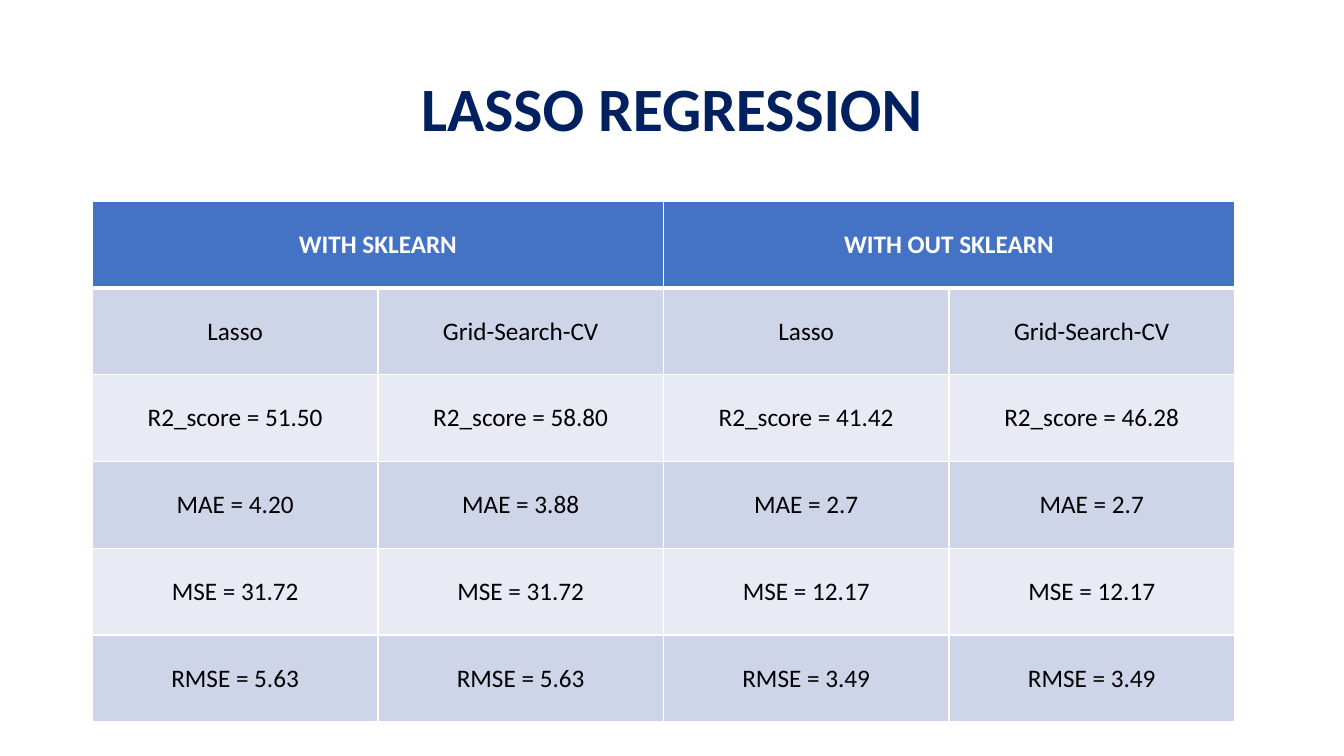
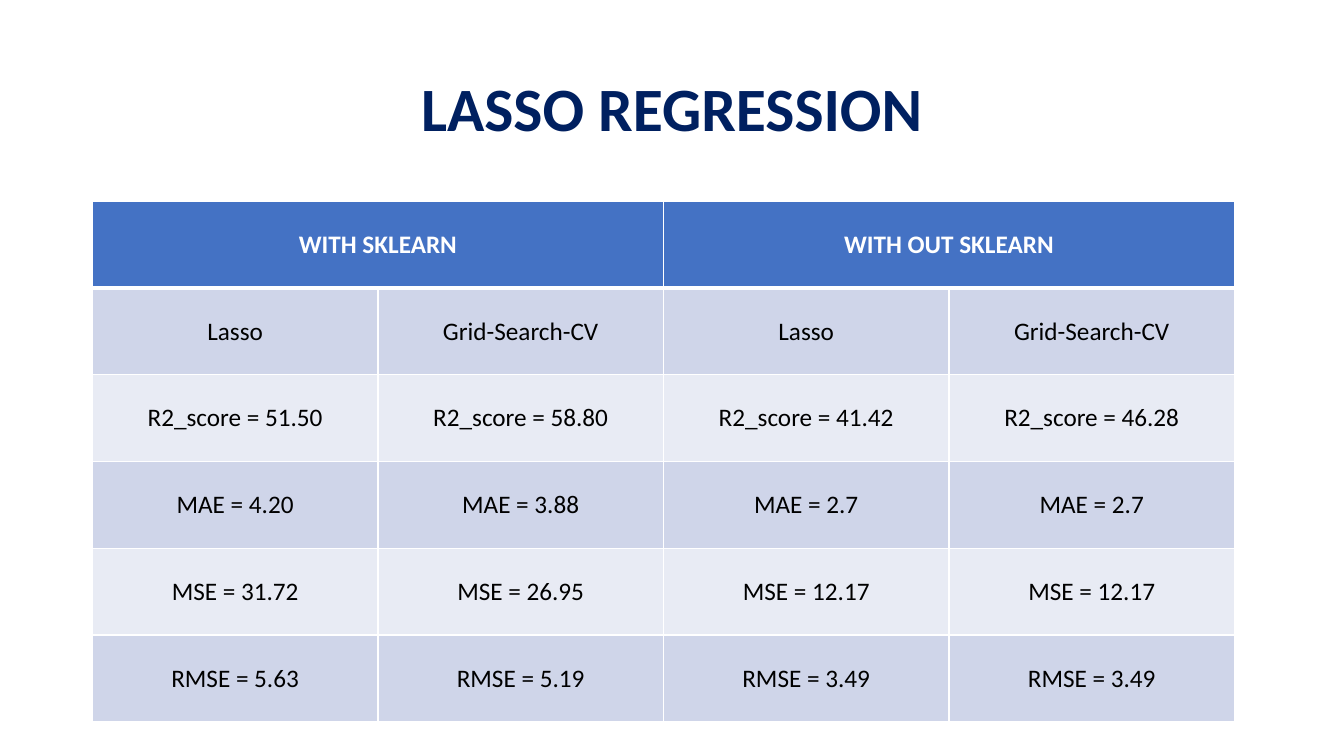
Before and after one commit to Reddappa-M-R-4431/Lasso-Regression, a slide deck: slide 3 of Week-4-Task/LASSO REGRESSION presentation.pptx. Drawn at 1344x756 pixels with LibreOffice and Linux fonts; fonts in the diff are those of the drawing. Boxes give left, top, right and bottom in pixels: in the first picture for what was removed or moved away, otherwise in the second. Text is boxed around its words. In the diff, an @@ line names an element or a change of style, - is before the commit and + after.

```diff
--- a/Week-4-Task/LASSO REGRESSION presentation.pptx
+++ b/Week-4-Task/LASSO REGRESSION presentation.pptx
@@ table at (x1=93, y1=202, x2=1234, y2=723) @@
-row 5, column 2: MSE = 31.72
+row 5, column 2: MSE = 26.95
-row 6, column 2: RMSE = 5.63
+row 6, column 2: RMSE = 5.19
```
Also in this commit, not shown: 1 other file.
